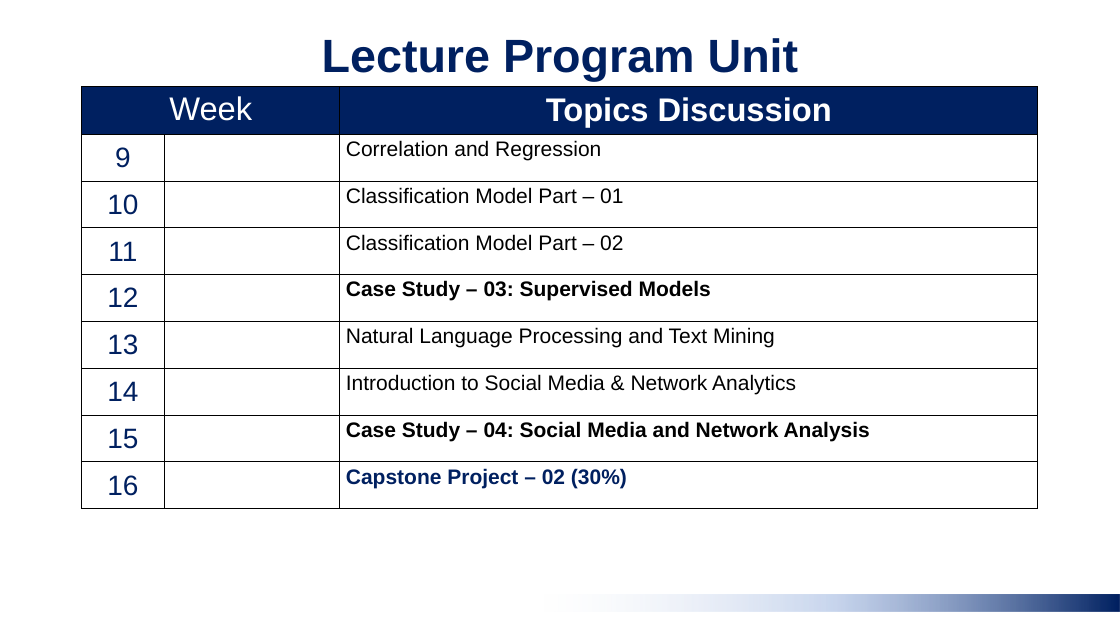
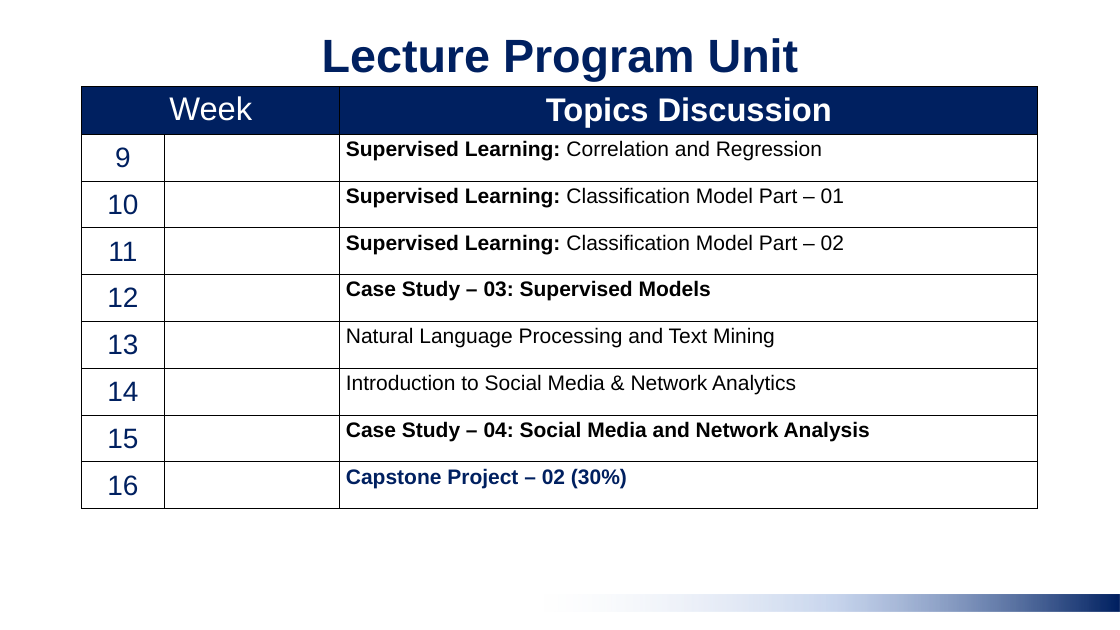
Before and after one commit to taudataanalytics/Data-Mining--Penambangan-Data--Ganjil-2024, a slide deck: slide 12 of Data Mining 00 - Study Contract - odd Sem 2024.pptx. Drawn at 1120x630 pixels with LibreOffice and Linux fonts; fonts in the diff are those of the drawing; background and template pictures are left out. Boxes give left, top, right and bottom in pixels: in the first picture for what was removed or moved away, otherwise in the second. Text is boxed around its words. In the diff, an @@ line names an element or a change of style, - is before the commit and + after.

```diff
--- a/Data Mining 00 - Study Contract - odd Sem 2024.pptx
+++ b/Data Mining 00 - Study Contract - odd Sem 2024.pptx
@@ table at (82, 87, 1038, 509) @@
-row 2, column 3: Correlation and Regression
+row 2, column 3: Supervised Learning: Correlation and Regression
-row 3, column 3: Classification Model Part – 01
+row 3, column 3: Supervised Learning: Classification Model Part – 01
-row 4, column 3: Classification Model Part – 02
+row 4, column 3: Supervised Learning: Classification Model Part – 02
```
Also in this commit, not shown: 1 other slide changed, 2 other files.
